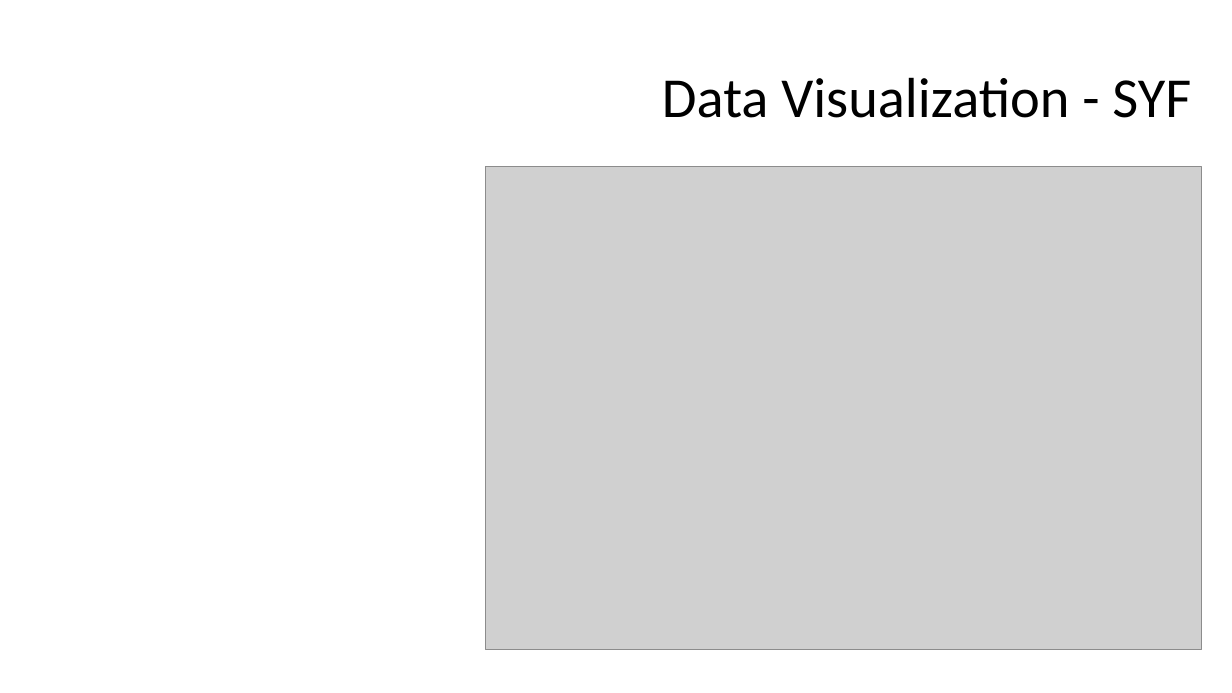
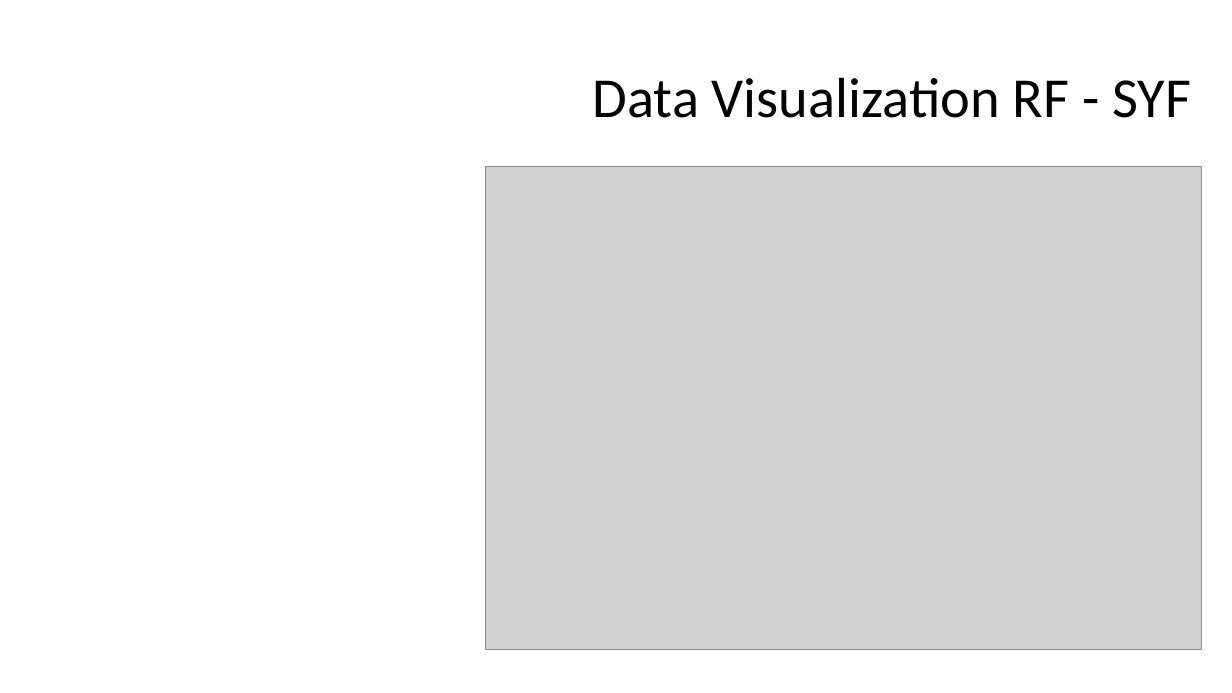
Before and after one commit to FSSoar/IlliniDatathon2019, a slide deck: slide 8 of Team 12 Datathon Presentation.pptx. Drawn at 1232x693 pixels with LibreOffice and Linux fonts; fonts in the diff are those of the drawing; grey boxes stand for pictures; background and template pictures are left out. Boxes give left, top, right and bottom in pixels: in the first picture for what was removed or moved away, otherwise in the second. Text is boxed around its words. In the diff, an @@ line names an element or a change of style, - is before the commit and + after.

```diff
--- a/Team 12 Datathon Presentation.pptx
+++ b/Team 12 Datathon Presentation.pptx
@@ title at (x1=593, y1=77, x2=1191, y2=118): text changed @@
-Data Visualization - SYF
+Data Visualization RF - SYF
```
Also in this commit, not shown: 3 other slides changed, 1 slide added, 1 other file.
